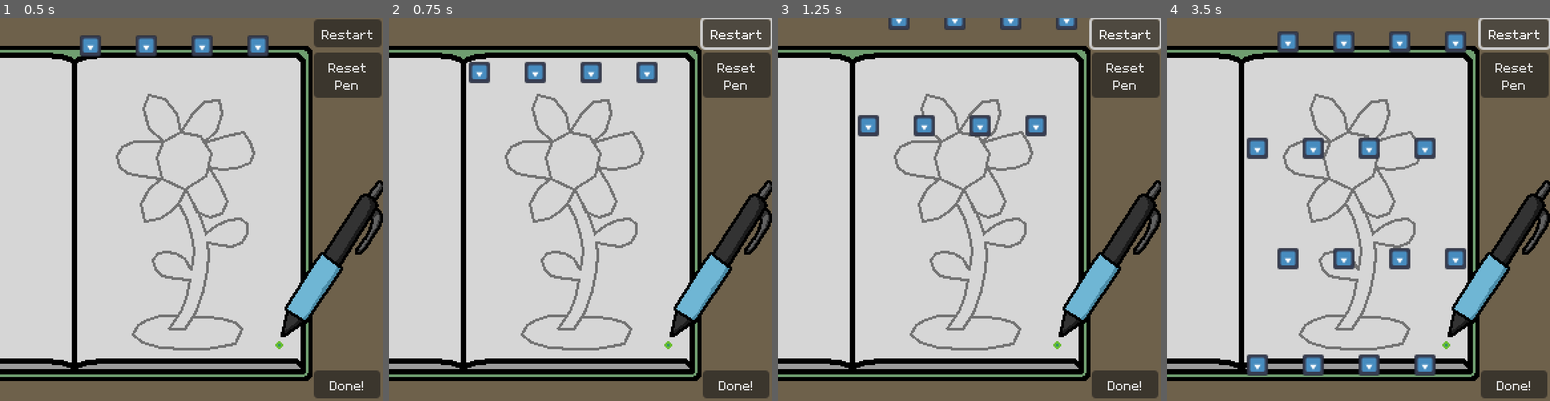
Above: before the commit, frames 1-4 (left to right).
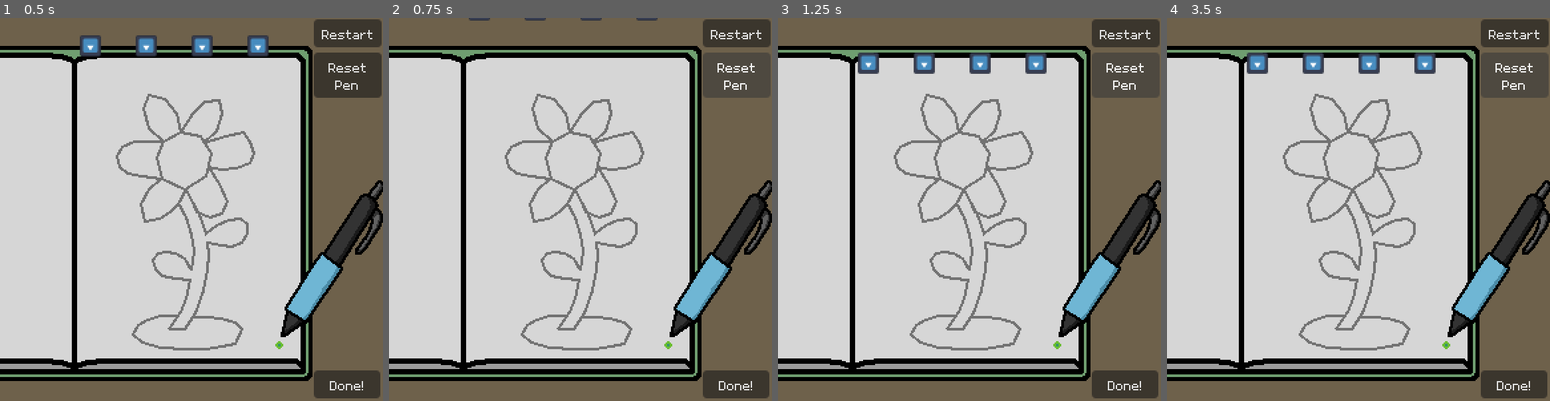
Above: after the commit, the same moments.

Repository: kennethbchen/Bullet-Journal-Game
Game: Godot game, scene res://Level.tscn
The game is run twice, just before and just after one commit, with the same random seed, the same clock (stepped at 60 frames per second) and the same inputs. Before the commit the project starts from res://Game.tscn. The engine's default icon, where the game draws it, is replaced by a stand-in: a white triangle on a blue panel in a dark square.
Inputs:
- Up to frame 1 (0.5 s): no input
- Up to frame 2 (0.75 s): click "Restart" at 0.5 s
- Up to frame 3 (1.25 s): no input
- Up to frame 4 (3.5 s): click "Done!" at 1.25 s; click "Done!" at 2 s; click "Restart" at 2.75 s

Frame 1 is identical in both runs. In frame 2, 1.6% of the frame differs, in the area x 20-100%, y 0-18%; in frame 3, 3.4%; in frame 4, 6.4%, in the area x 20-100%, y 0-94%.

Commit message:
Implemented restart button for levels

Diff:
--- /dev/null
+++ b/Level.gd
@@ -0,0 +1,14 @@
+extends Node2D
+
+
+# Called when the node enters the scene tree for the first time.
+func _ready():
+	pass # Replace with function body.
+
+
+# Called every frame. 'delta' is the elapsed time since the previous frame.
+func _process(delta):
+	pass
+
+func _on_restart_button_pressed():
+	get_tree().reload_current_scene()
--- a/Game.tscn
+++ b/Level.tscn
@@ -1,25 +1,26 @@
-[gd_scene load_steps=17 format=3 uid="uid://cgfnwtxbl14yp"]
-
-[ext_resource type="Script" path="res://Scripts/Player.gd" id="1_46845"]
-[ext_resource type="Script" path="res://Scripts/DrawingGrader.gd" id="1_d48b6"]
-[ext_resource type="Texture2D" uid="uid://dylu3cq3lws6h" path="res://Sprites/PlayerHurtbox.png" id="1_jw0vf"]
-[ext_resource type="PackedScene" uid="uid://cbkrudifu2xkr" path="res://Scenes/GuideLine.tscn" id="1_s1vox"]
-[ext_resource type="PackedScene" uid="uid://cmn84sc4c3hn3" path="res://Scenes/LineDrawer.tscn" id="2_uwqo8"]
-[ext_resource type="Texture2D" uid="uid://crhpivl7bdwgs" path="res://Sprites/Pen.png" id="3_iqhor"]
-[ext_resource type="Script" path="res://Scripts/MouseInputHandler.gd" id="4_cae04"]
-[ext_resource type="Script" path="res://Scripts/BulletHell/ProjectileGeneratorStep.gd" id="5_0ne8o"]
-[ext_resource type="Texture2D" uid="uid://d18tb4gbtrcct" path="res://Sprites/Background.png" id="6_mwbb3"]
-[ext_resource type="Script" path="res://Scripts/BulletHell/SpawnPointGenerator.gd" id="6_vwfgl"]
-[ext_resource type="PackedScene" uid="uid://ctyv33hrjhojx" path="res://Scenes/Projectile.tscn" id="8_i0f18"]
-[ext_resource type="Script" path="res://Scripts/BulletHell/ProjectileGenerator.gd" id="10_bdcdg"]
+[gd_scene load_steps=18 format=3 uid="uid://cgfnwtxbl14yp"]
+
+[ext_resource type="Script" path="res://Scripts/DrawingGrader.gd" id="1_c2la4"]
+[ext_resource type="Script" path="res://Level.gd" id="1_gwcuh"]
+[ext_resource type="PackedScene" uid="uid://cbkrudifu2xkr" path="res://Scenes/GuideLine.tscn" id="2_hhy5b"]
+[ext_resource type="Script" path="res://Scripts/BulletHell/ProjectileGenerator.gd" id="3_ep5s1"]
+[ext_resource type="PackedScene" uid="uid://ctyv33hrjhojx" path="res://Scenes/Projectile.tscn" id="4_s4ysu"]
+[ext_resource type="Script" path="res://Scripts/BulletHell/ProjectileGeneratorStep.gd" id="5_tsiwy"]
+[ext_resource type="Script" path="res://Scripts/BulletHell/SpawnPointGenerator.gd" id="6_qo587"]
+[ext_resource type="Script" path="res://Scripts/Player.gd" id="7_1325q"]
+[ext_resource type="PackedScene" uid="uid://cmn84sc4c3hn3" path="res://Scenes/LineDrawer.tscn" id="8_7gopk"]
+[ext_resource type="Texture2D" uid="uid://dylu3cq3lws6h" path="res://Sprites/PlayerHurtbox.png" id="9_xrk6d"]
+[ext_resource type="Texture2D" uid="uid://crhpivl7bdwgs" path="res://Sprites/Pen.png" id="10_p2h1b"]
+[ext_resource type="Script" path="res://Scripts/MouseInputHandler.gd" id="11_aqkge"]
+[ext_resource type="Texture2D" uid="uid://d18tb4gbtrcct" path="res://Sprites/Background.png" id="12_ffcdh"]
 
 [sub_resource type="WorldBoundaryShape2D" id="WorldBoundaryShape2D_0wrkl"]
 
 [sub_resource type="Resource" id="Resource_2w8dj"]
-script = ExtResource("5_0ne8o")
+script = ExtResource("5_tsiwy")
 skip = false
 spawn_position_parent_path = NodePath("SpawnPointGenerator")
-projectile_scene = ExtResource("8_i0f18")
+projectile_scene = ExtResource("4_s4ysu")
 aim_rotation_source_path = NodePath("")
 aim_type = 0
 position_offset = Vector2(0, 0)
@@ -50,7 +51,8 @@
 [sub_resource type="CircleShape2D" id="CircleShape2D_d5p4o"]
 radius = 3.0
 
-[node name="GameLevel" type="Node2D"]
+[node name="Level" type="Node2D"]
+script = ExtResource("1_gwcuh")
 metadata/_edit_vertical_guides_ = [1.0]
 
 [node name="UI" type="CanvasLayer" parent="."]
@@ -226,13 +228,14 @@
 shape = SubResource("CircleShape2D_d5p4o")
 
 [node name="MouseInputHandler" type="Node2D" parent="Player"]
-script = ExtResource("4_cae04")
+script = ExtResource("11_aqkge")
 
 [node name="Background" type="Sprite2D" parent="."]
 z_index = -4
 position = Vector2(144, 144)
-texture = ExtResource("6_mwbb3")
+texture = ExtResource("12_ffcdh")
 metadata/_edit_lock_ = true
 
+[connection signal="pressed" from="UI/Control2/RestartButton" to="." method="_on_restart_button_pressed"]
 [connection signal="left_mouse_pressed" from="Player/MouseInputHandler" to="Player" method="_on_left_mouse_pressed"]
 [connection signal="left_mouse_released" from="Player/MouseInputHandler" to="Player" method="_on_left_mouse_released"]
--- a/project.godot
+++ b/project.godot
@@ -11,7 +11,7 @@
 [application]
 
 config/name="BulletJournal"
-run/main_scene="res://Game.tscn"
+run/main_scene="res://Level.tscn"
 config/features=PackedStringArray("4.1", "GL Compatibility")
 config/icon="res://icon.svg"
 
Not shown: 5 places in Level.tscn that only renumber resources
